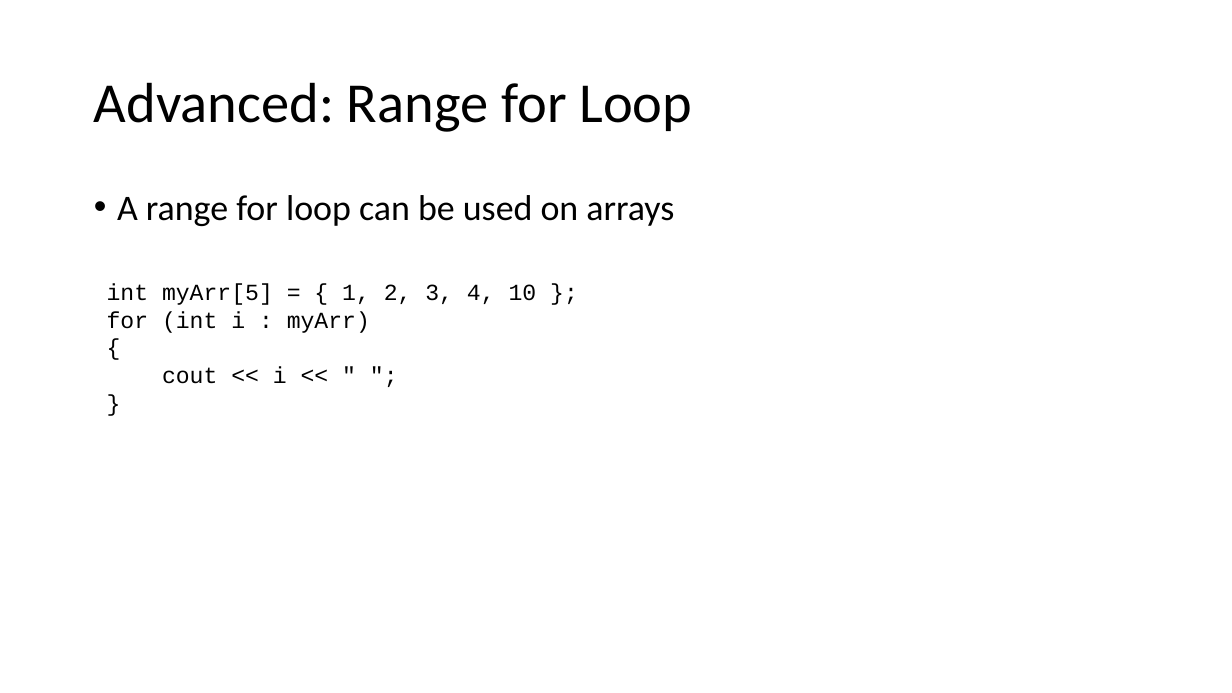
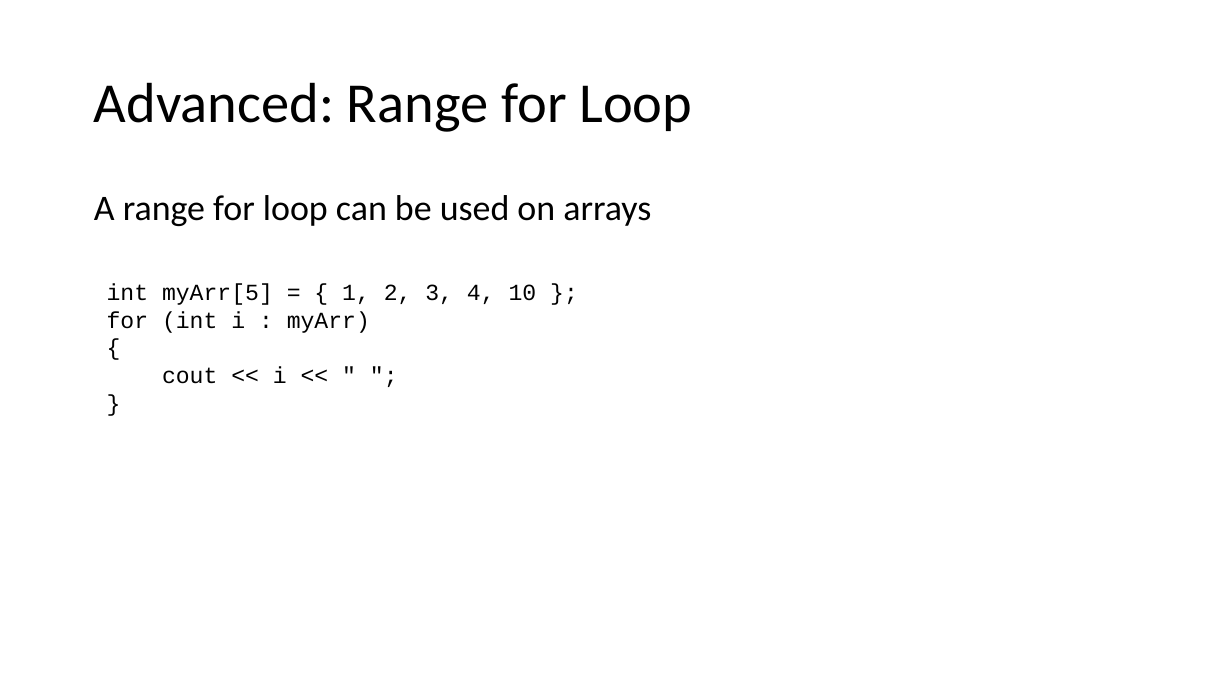
Before and after one commit to donaldsawyer/Demos, a slide deck: slide 18 of ARCC/intro_to_arrays_in_cpp/intro_to_arrays_in_cpp.pptx. Drawn at 1232x693 pixels with LibreOffice and Linux fonts; fonts in the diff are those of the drawing. Boxes give left, top, right and bottom in pixels: in the first picture for what was removed or moved away, otherwise in the second. Text is boxed around its words. In the diff, an @@ line names an element or a change of style, - is before the commit and + after.

```diff
--- a/ARCC/intro_to_arrays_in_cpp/intro_to_arrays_in_cpp.pptx
+++ b/ARCC/intro_to_arrays_in_cpp/intro_to_arrays_in_cpp.pptx
@@ text "A range for loop can ..." at [94,195,651,226]: bullet • to none @@
```
Also in this commit, not shown: 5 other slides changed.
